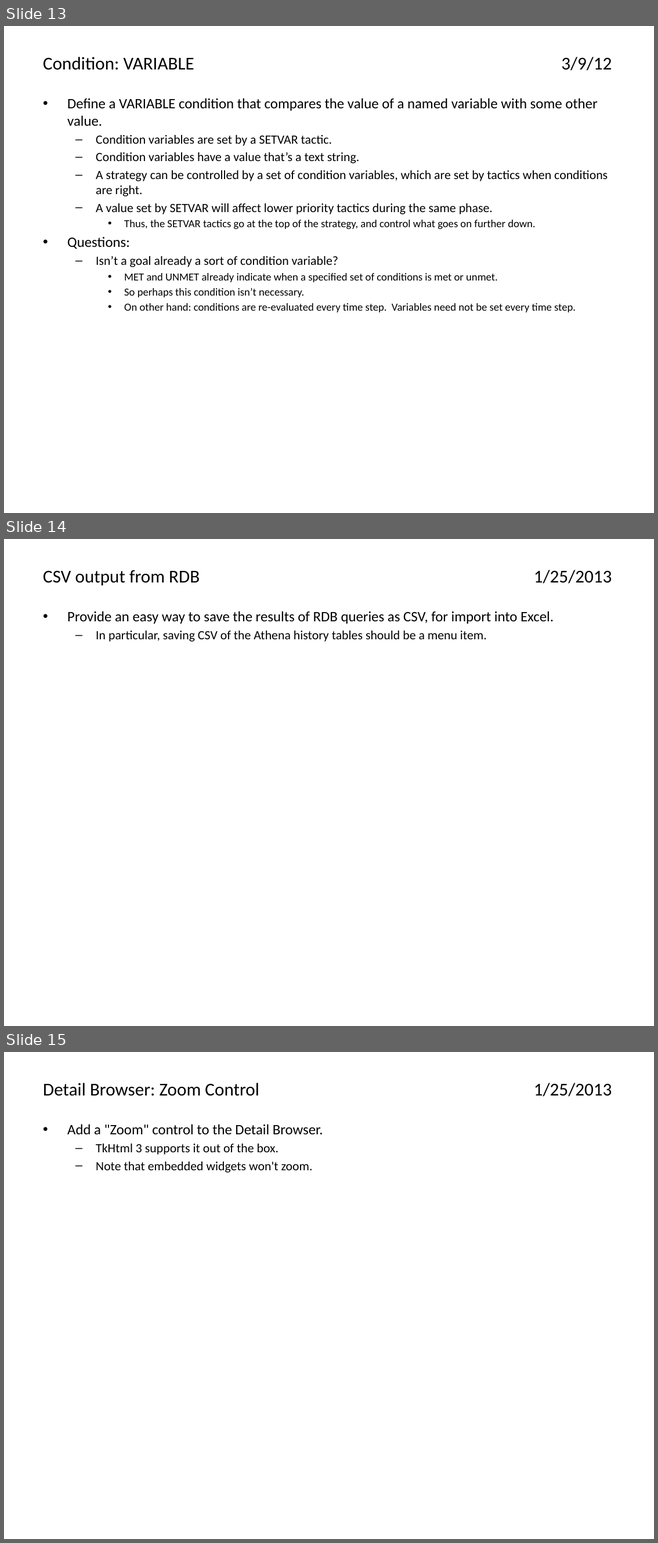
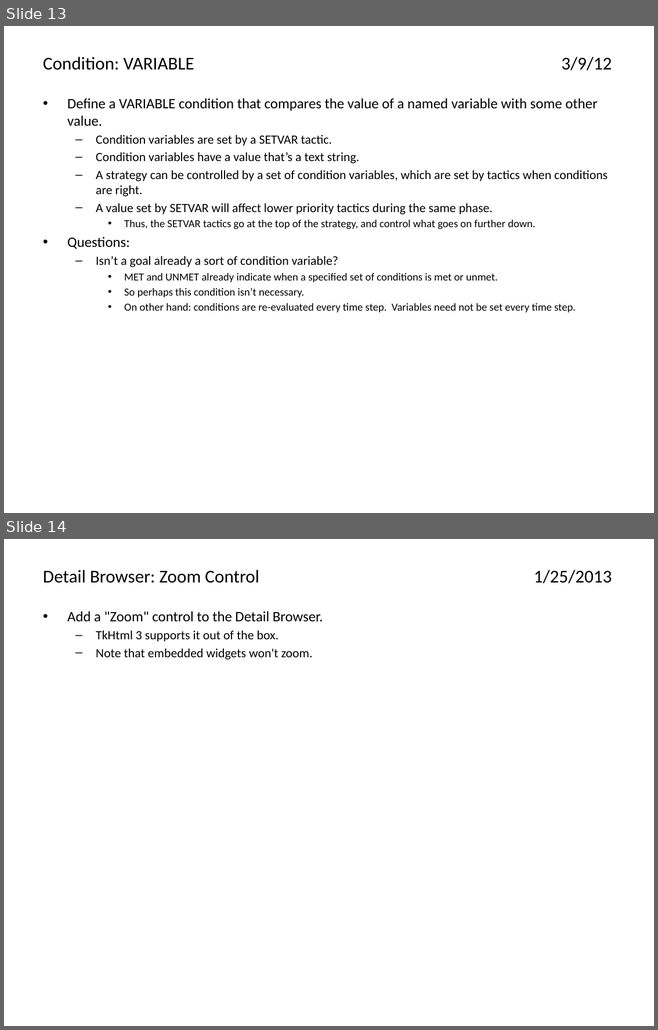
Before and after one commit to AthenaModel/athena-legacy, a slide deck: docs/dev/ideas.pptx. Shown one above the other, each under a label of ours: slides 13, 14 and 15 before the commit, slides 13 and 14 after it. The pictures are 658x1543 and 658x1030 pixels, drawn with LibreOffice and Linux fonts; fonts in the diff are those of the drawing. Boxes give left, top, right and bottom in pixels: in the first picture for what was removed or moved away, otherwise in the second. Text is boxed around its words. In the diff, an @@ line names an element or a change of style, - is before the commit and + after.

Commit message:
Updated the Athena Idea List, removing ideas that have been implemented.

```diff
--- a/docs/dev/ideas.pptx
+++ b/docs/dev/ideas.pptx
@@ slide 14 removed at <box>4,539,654,1026</box>, background #FFFFFF @@
@@ title removed at <box>43,570,611,585</box> @@
-CSV output from RDB 1/25/2013
@@ text removed at <box>67,611,553,642</box> @@
-• Provide an easy way to save the results of RDB queries as CSV, for import into Excel.
-  – In particular, saving CSV of the Athena history tables should be a menu item.
@@ what was slide 15 is now slide 14 @@
```
Also in this commit, not shown: 1 slide changed, 4 other slides removed.
